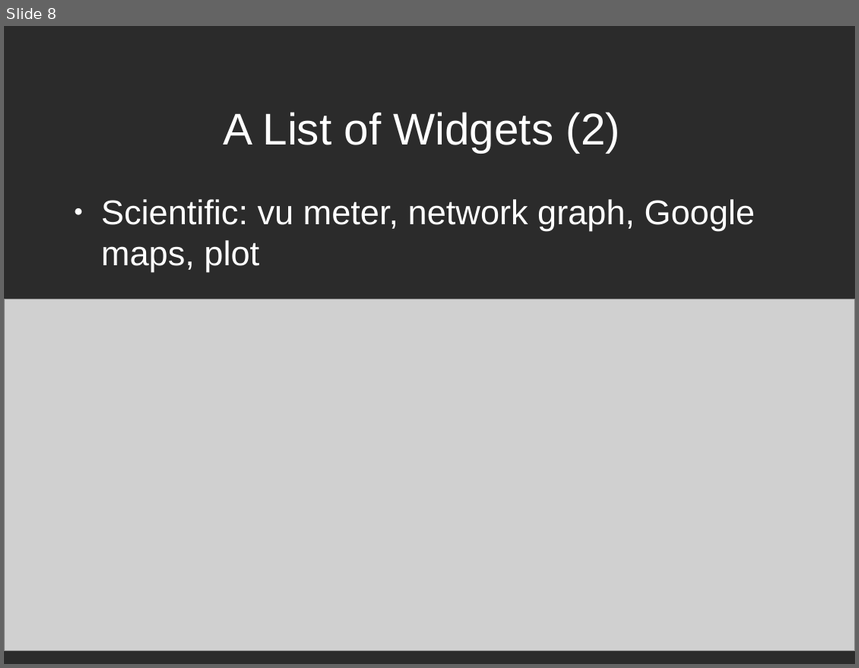
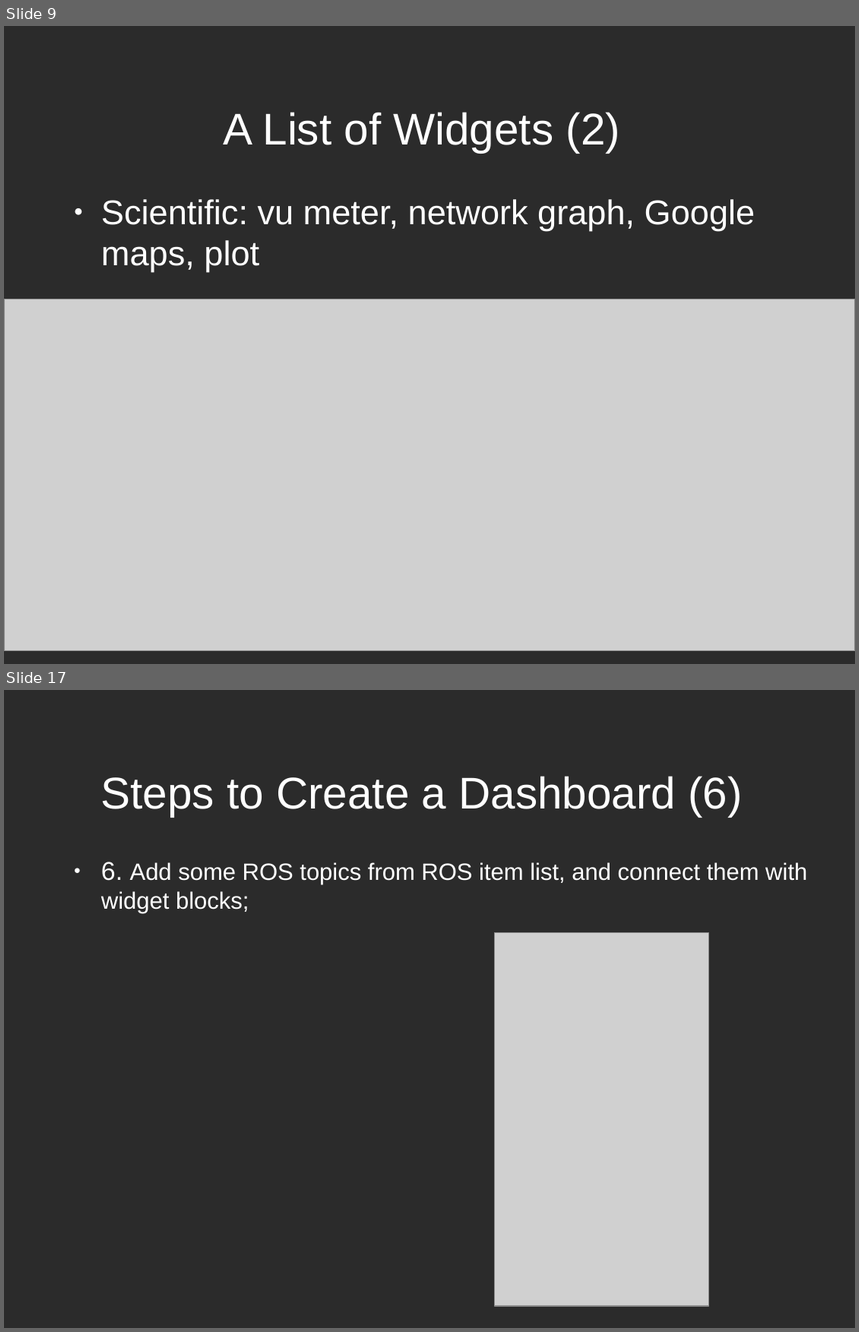
Before and after one commit to AutonomyLab/rosdash, a slide deck: doc/rosdash.odp. Shown one above the other, each under a label of ours: slide 8 before the commit, slides 9 and 17 after it; the slides between them are not shown. The pictures are 859x668 and 859x1332 pixels, drawn with LibreOffice and Linux fonts; fonts in the diff are those of the drawing; grey boxes stand for pictures; background and template pictures are left out; a plain dark background stands for a picture behind light text. Boxes give left, top, right and bottom in pixels: in the first picture for what was removed or moved away, otherwise in the second. Text is boxed around its words. In the diff, an @@ line names an element or a change of style, - is before the commit and + after.

```diff
--- a/doc/rosdash.odp
+++ b/doc/rosdash.odp
@@ slide 17 added at bbox=[4, 690, 855, 1328], background picture (left out) @@
@@ title added at bbox=[101, 776, 742, 816], 41.4 pt, text #FFFFFF @@
+Steps to Create a Dashboard (6)
@@ text added at bbox=[101, 862, 807, 913], 22 pt, text #FFFFFF @@
+● 6. Add some ROS topics from ROS item list, and connect them with widget blocks;
@@ picture added at bbox=[495, 933, 710, 1306] @@
@@ what was slide 8 is now slide 9 @@
```
Also in this commit, not shown: 5 slides changed, 10 other slides added, 2 slides removed, 10 other files.
